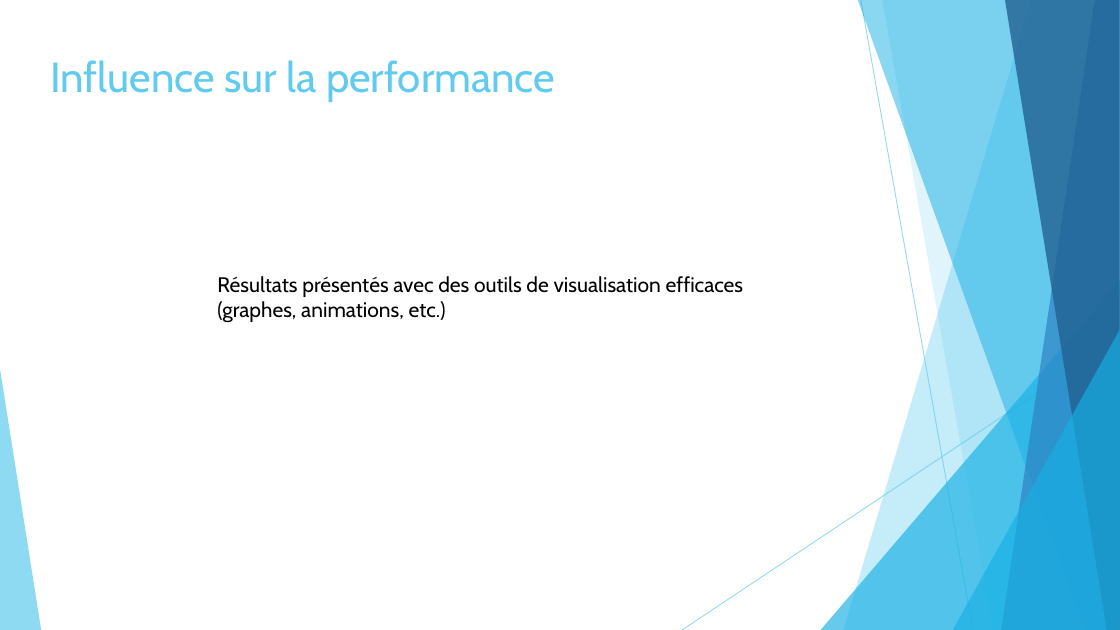
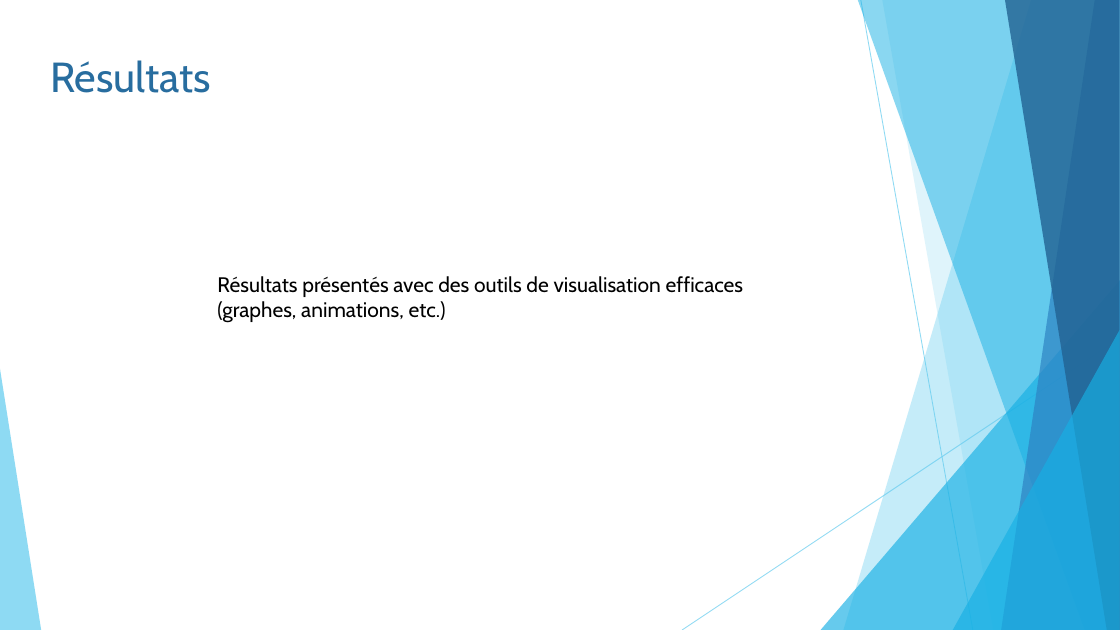
Before and after one commit to pierreluc-plt/ProjetSimulation, a slide deck: slide 12 of Oral/Présentation_Eq11.pptx (slide 11 before the commit). Drawn at 1120x630 pixels with LibreOffice and Linux fonts; fonts in the diff are those of the drawing. Boxes give left, top, right and bottom in pixels: in the first picture for what was removed or moved away, otherwise in the second. Text is boxed around its words. In the diff, an @@ line names an element or a change of style, - is before the commit and + after.

```diff
--- a/Oral/Présentation_Eq11.pptx
+++ b/Oral/Présentation_Eq11.pptx
@@ text at [50,60,211,93]: text changed; text colour #5FCBEF to #286D9F @@
-Influence sur la performance
+Résultats
```
Also in this commit, not shown: 10 other slides changed, 6 slides added.
